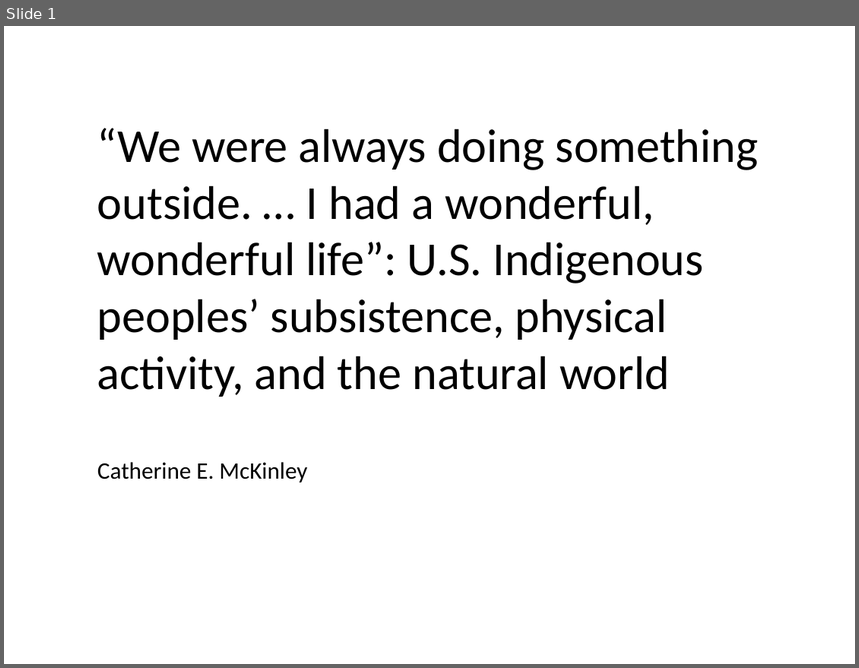
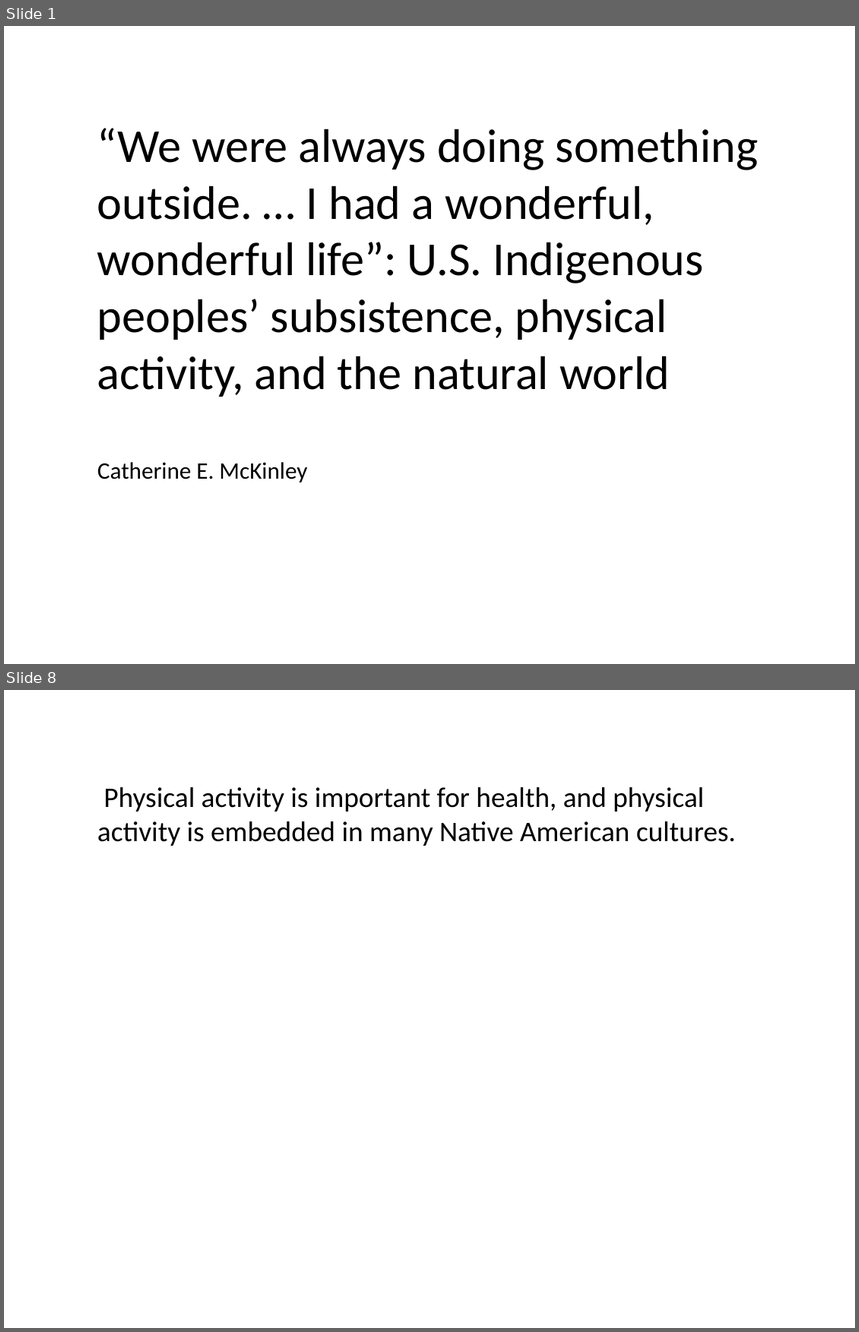
Before and after one commit to Xiaoyany88/INTUITION-Hack, a slide deck: example.pptx. Shown one above the other, each under a label of ours: slide 1 before the commit, slides 1 and 8 after it; the slides between them are not shown. The pictures are 859x668 and 859x1332 pixels, drawn with LibreOffice and Linux fonts; fonts in the diff are those of the drawing. Boxes give left, top, right and bottom in pixels: in the first picture for what was removed or moved away, otherwise in the second. Text is boxed around its words. In the diff, an @@ line names an element or a change of style, - is before the commit and + after.

```diff
--- a/example.pptx
+++ b/example.pptx
@@ slide 8 added at (4,690,855,1328), background #FFFFFF @@
@@ text added at (97,787,736,846), 24 pt, text #000000 @@
+Physical activity is important for health, and physical activity is embedded in many Native American cultures.
```
Also in this commit, not shown: 13 other slides added, 15 other files.
